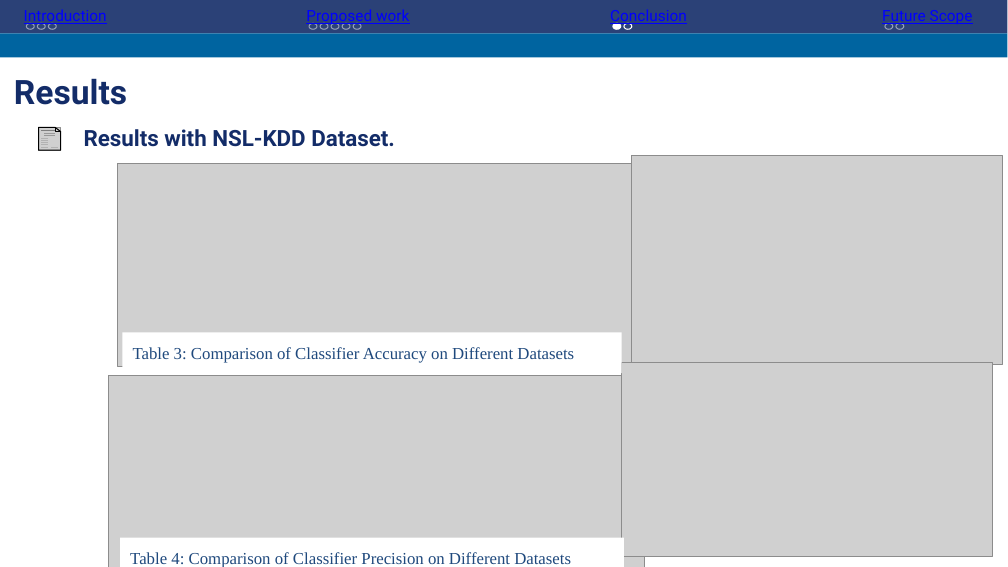
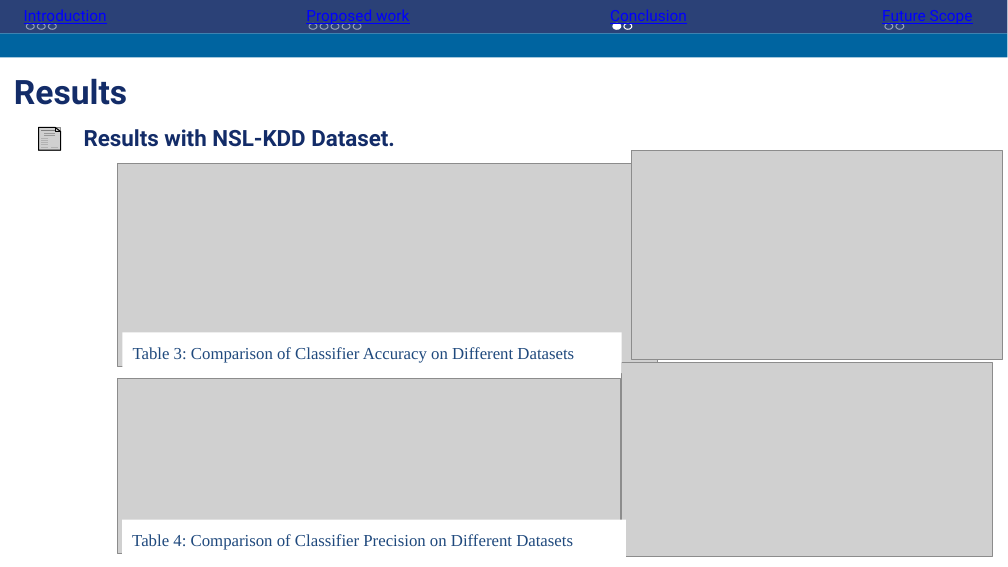
Before and after one commit to El-Vaibhav/BTP_5, a slide deck: slide 18 of BTP_End_Term_ppt.pptx (slide 19 before the commit). Drawn at 1008x567 pixels with LibreOffice and Linux fonts; fonts in the diff are those of the drawing; grey boxes stand for pictures; background and template pictures are left out. Boxes give left, top, right and bottom in pixels: in the first picture for what was removed or moved away, otherwise in the second. Text is boxed around its words. In the diff, an @@ line names an element or a change of style, - is before the commit and + after.

```diff
--- a/BTP_End_Term_ppt.pptx
+++ b/BTP_End_Term_ppt.pptx
@@ picture: place and size @@
-picture at bbox=[632, 156, 1003, 365]
+picture at bbox=[632, 151, 1003, 360]
@@ picture: place and size @@
-picture at bbox=[109, 376, 644, 567]
+picture at bbox=[117, 379, 621, 553]
@@ rectangle "Table 4: Comparison of Classifier ...": place and size @@
-rectangle "Table 4: Comparison of Classifier ..." at bbox=[120, 537, 624, 567]
+rectangle "Table 4: Comparison of Classifier ..." at bbox=[122, 520, 626, 560]
```
Also in this commit, not shown: 9 other slides changed, 1 slide removed, 17 other files.
